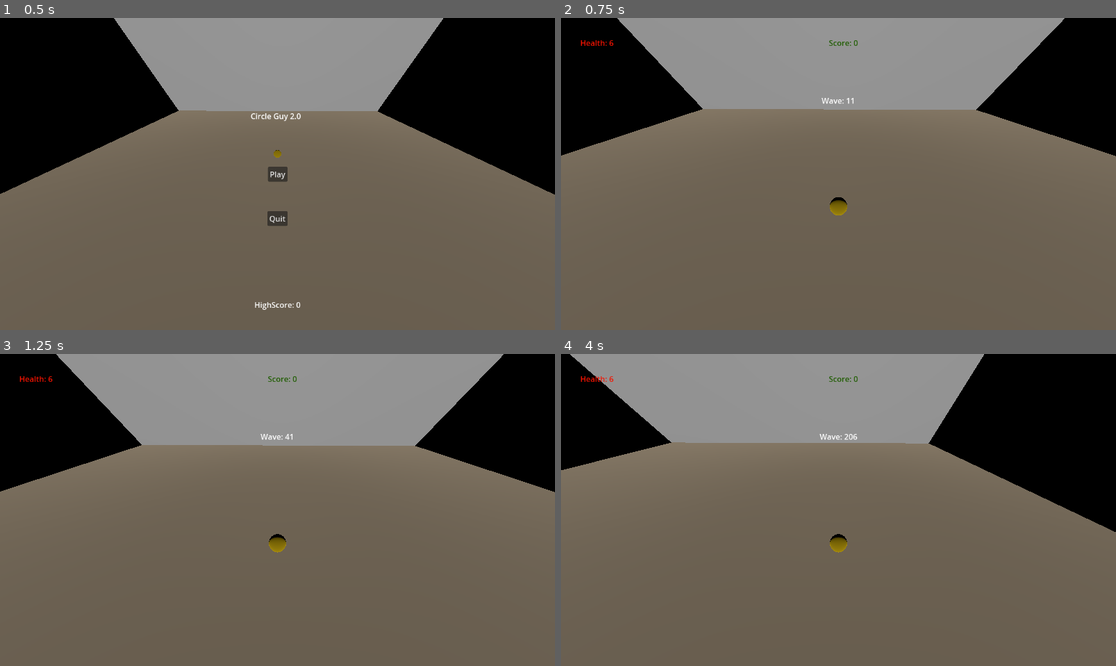
Above: before the commit, frames 1-4 (two rows, left to right).
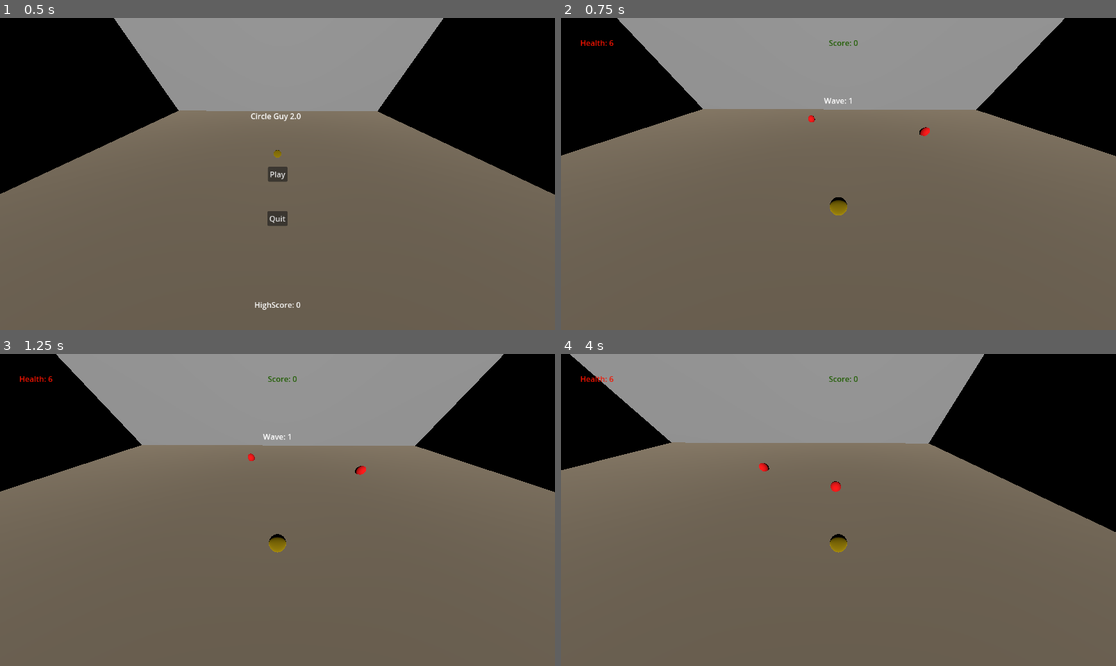
Above: after the commit, the same moments.

Repository: Jontruiz1/CircleGuy2.0
Game: Godot game, scene res://MainMenu/Menu.tscn
Two runs of this game, one before a commit and one after it. Both use one fixed random seed, a clock stepped at 60 frames per second and the inputs below.
Inputs (mouse positions are in pixels of both pictures, inside the frame that each line leads up to):
- Up to frame 1 (0.5 s): no input
- Up to frame 2 (0.75 s): click "Play" at 0.5 s
- Up to frame 3 (1.25 s): no input
- Up to frame 4 (4 s): tap Enter at 1.25 s; move the mouse to (960, 494) at 1.27 s; hold D (move_right) 1.28-2.03 s; click (960, 494) at 1.42 s; move the mouse to (727, 525) at 2.02 s; hold S (move_down) 2.03-2.78 s; move the mouse to (894, 441) at 2.77 s; hold D (move_right) 2.78-3.53 s; move the mouse to (810, 572) at 3.52 s; hold W (move_up) from 3.53 s (still down); click (810, 572) at 3.67 s

Frame 1 is identical in both runs. In frame 2, 0.1% of the frame differs, in the area x 44-67%, y 25-38%; in frame 3, 0.1%; in frame 4, 0.2%, in the area x 35-54%, y 25-45%.
Error before the commit: Parse Error: Class "Enemy" hides a global script class. (res://MainGame/Enemy.gd:1)

Commit message:
Some refactoring and stylization

Diff:
--- a/Test/MainGame/Enemy.gd
+++ b/Test/MainGame/Enemy.gd
@@ -20,7 +20,6 @@
 var target = null
 var value = null
 var hit = null
-var node = null
 
 func init(hp, spd, dmg, val, shoot, color, player):
 	health = hp
@@ -47,7 +46,6 @@
 	set_collision_layer(3)
 	set_collision_mask(1)
 
-	node = get_node("Sprite3D")
 	hit = get_node("EnemyHit")
 	bulletObj = preload("res://MainGame/Bullet.tscn")
 
@@ -76,7 +74,6 @@
 	hit.play()
 
 func _physics_process(delta):
-	node.position = Vector3(self.position.x, self.position.y+5, self.position.z)
 	if health <= 0:
 		get_tree().get_root().get_node("GameManager").enemyCount -= 1
 		self.queue_free()
--- a/Test/MainGame/Enemy.tscn
+++ b/Test/MainGame/Enemy.tscn
@@ -26,9 +26,3 @@
 
 [node name="EnemyHit" type="AudioStreamPlayer" parent="."]
 stream = ExtResource("2_gjtap")
-
-[node name="Sprite3D" type="Sprite3D" parent="."]
-
-[node name="TextureProgressBar" type="TextureProgressBar" parent="Sprite3D"]
-offset_right = 788.0
-offset_bottom = 40.0
--- a/Test/MainGame/Main.gd
+++ b/Test/MainGame/Main.gd
@@ -2,37 +2,54 @@
 
 # health, speed, damage, shoot
 var enemyTypes = {
-	Color.RED : [2, 2, 2, 50, false],
-	Color.BLUE : [3, 2, 3, 100, false],
-	Color.GREEN : [2, 3, 2, 150, false],
-	Color.PURPLE : [4, 1, 4, 200, true],
-	Color.GRAY : [6, 0, 3, 250, true]
+		Color.RED : [2, 2, 2, 50, false],
+		Color.BLUE : [3, 2, 3, 100, false],
+		Color.GREEN : [2, 3, 2, 150, false],
+		Color.PURPLE : [4, 1, 4, 200, true],
+		Color.GRAY : [6, 0, 3, 250, true]
 }
 var bossTypes = {
-	Color.BLACK : [20, 0, 3, 500, true]
+		Color.BLACK : [20, 0, 3, 500, true]
 }
 var enemyColors = [Color.RED, Color.BLUE, Color.GREEN, Color.PURPLE, Color.GRAY]
 var bossColors = [Color.BLACK]
 var game_music = ["res://MainGame/Music/Track1-InGame.mp3"]
+var power_ups = [Color.RED, Color.BLUE, Color.GREEN, Color.PURPLE]
 
-var powerUps = []
 var wave = 1
 var enemyCount = 0
+var power_up_count = 0
+
+var power_up_obj = null
+var enemy_obj = null
+var player = null
+
+
 var pause_menu = null
-var player = null
 var rng = null
 var camera = null
-var enemyObj = null
-var musicPlayer = null
-var powerUpObj = null
+var music_player = null
+
+func generate_rand_pos():
+	var enemy_x = rng.randf_range(-25, 25)
+	var enemy_z = rng.randf_range(-18, 18)
+	while(pow((enemy_x - player.position.x), 2) + pow((enemy_z - player.position.z), 2) < pow(10, 2)):
+		enemy_x = rng.randf_range(-25, 25)
+		enemy_z = rng.randf_range(-18, 18)
+	return [ enemy_x, enemy_z ]
+
+func generate_color(colors):
+	var variety = clamp(rng.randf_range(0, wave), 0, colors.size()-1)
+	var color = colors[variety]
+	return color
 
 # Called when the node enters the scene tree or the first time.
 func _ready():
 	# loading nodes to be used later
-	enemyObj = preload("res://MainGame/Enemy.tscn")
-	powerUpObj = preload("res://MainGame/PowerUp.tscn")
+	enemy_obj = preload("res://MainGame/Enemy.tscn")
+	power_up_obj = preload("res://MainGame/PowerUp.tscn")
 	pause_menu = get_node("PauseMenu").get_children()
-	musicPlayer = get_node("BkgMusic")
+	music_player = get_node("BkgMusic")
 	player = get_node("Player")
 
 	# randiom number generation
@@ -41,29 +58,27 @@
 
 
 	# spawn initial wave
-	spawnWave()
-
-
+	spawn_wave()
 
 func normal_wave():
 	# spawn wave * 4 enemies
 	for n in range(wave*4):
-		# generate a random color in the colors list limited by the wave
-		var enemyVariety = rng.randf_range(0, wave)
-		enemyVariety = clamp(enemyVariety, 0, enemyColors.size()-1)
-		var enemyColor = enemyColors[enemyVariety]
+		# generate a random color in the colors list that's limited by the wave
+		var enemy_color = generate_color(enemyColors)
 
 		# random position for the enemy to spawn at in a specific radius around the player
-		var enemy_x = rng.randf_range(-25, 25)
-		var enemy_z = rng.randf_range(-18, 18)
-		while(pow((enemy_x - player.position.x), 2) + pow((enemy_z - player.position.z), 2) < pow(10, 2)):
-			enemy_x = rng.randf_range(-25, 25)
-			enemy_z = rng.randf_range(-18, 18)
+		var pos = generate_rand_pos()
 
 		# instantiate and position an enemy object
-		var enemy = enemyObj.instantiate()
-		enemy.position = Vector3(enemy_x, .6, enemy_z)
-		enemy.init(enemyTypes[enemyColor][0], enemyTypes[enemyColor][1], enemyTypes[enemyColor][2], enemyTypes[enemyColor][3], enemyTypes[enemyColor][4], enemyColor, player)
+		var enemy = enemy_obj.instantiate()
+		enemy.position = Vector3(pos[0], .6, pos[1])
+		enemy.init(
+			enemyTypes[enemy_color][0],
+			enemyTypes[enemy_color][1],
+			enemyTypes[enemy_color][2],
+			enemyTypes[enemy_color][3],
+			enemyTypes[enemy_color][4],
+			enemy_color, player)
 		enemy.set_collision_layer(2)
 		add_child(enemy)
 
@@ -71,35 +86,35 @@
 
 func boss_wave():
 	# probably can be made into another function
-	var bossVariety = rng.randf_range(0, wave)
-	bossVariety = clamp(bossVariety, 0, bossColors.size()-1)
-	var bossColor = bossColors[bossVariety]
+	var boss_color = generate_color(bossColors)
 
-	var enemy_x = rng.randf_range(-25, 25)
-	var enemy_z = rng.randf_range(-18, 18)
-	while(pow((enemy_x - player.position.x), 2) + pow((enemy_z - player.position.z), 2) < pow(5, 2)):
-		enemy_x = rng.randf_range(-25, 25)
-		enemy_z = rng.randf_range(-18, 18)
+	var pos = generate_rand_pos()
 
 	# instantiate and position boss
-	var boss = enemyObj.instantiate()
-	boss.position = Vector3(enemy_x, .6, enemy_z)
-	boss.init(bossTypes[bossColor][0],bossTypes[bossColor][1], bossTypes[bossColor][2], bossTypes[bossColor][3], bossTypes[bossColor][4], bossColor, player)
-	bossTypes[bossColor][0] = clamp(wave * 2, 0, 50);
+	var boss = enemy_obj.instantiate()
+	boss.position = Vector3(pos[0], 1.2, pos[1])
+	boss.init(
+		bossTypes[boss_color][0],
+		bossTypes[boss_color][1],
+		bossTypes[boss_color][2],
+		bossTypes[boss_color][3],
+		bossTypes[boss_color][4],
+		boss_color, player)
+	bossTypes[boss_color][0] = clamp(wave * 2, 0, 50);
 	boss.set_collision_layer(2)
 
 	# make boss big and move up
 	boss.scale *= 5
-	boss.position.y += .6
+	#boss.position.y += .6
 	add_child(boss)
 
 	enemyCount += 1
-'''
-func spawnPowerUp():
-	if(wave % 3 == 0):
-'''
 
-func spawnWave():
+func spawn_power_up():
+	power_up_obj.instantiate()
+
+
+func spawn_wave():
 	if(wave % 10 != 0):
 		normal_wave()
 	else:
@@ -107,22 +122,22 @@
 
 func _input(event):
 	if event.is_action_pressed("pause"):
-		get_tree().paused = not (get_tree().paused)
+		get_tree().paused = not get_tree().paused
 		for i in range(pause_menu.size()): pause_menu[i].visible = not pause_menu[i].visible
 
-		if(get_tree().paused == true): musicPlayer.set_volume_db(musicPlayer.get_volume_db() - 10)
-		else: musicPlayer.set_volume_db(musicPlayer.get_volume_db() + 10)
+		if(get_tree().paused == true): music_player.set_volume_db(music_player.get_volume_db() - 10)
+		else: music_player.set_volume_db(music_player.get_volume_db() + 10)
 
 func change_music():
 	var songChoice = rng.randf_range(0, game_music.size()-1)
 	var song = load(game_music[songChoice])
-	musicPlayer.stream = song
-	musicPlayer.set_volume_db(-15)
-	musicPlayer.play()
+	music_player.stream = song
+	music_player.set_volume_db(-15)
+	music_player.play()
 
 func _process(_delta):
-	if(not musicPlayer.playing): change_music()
-
+	if(not music_player.playing): change_music()
+	if(power_up_count <= 0 and wave % 3 == 0): spawn_power_up()
 	if(enemyCount == 0):
 		wave += 1
-		spawnWave()
+		spawn_wave()
--- a/Test/MainGame/Player.gd
+++ b/Test/MainGame/Player.gd
@@ -113,6 +113,9 @@
 		match collideName:
 			"Enemy":
 				process_damage(collider.damage, collider.value)
+			"PowerRed":
+				print("help")
+
 
 func game_over():
 	var highscore = 0
--- a/Test/MainGame/PowerUp.gd
+++ b/Test/MainGame/PowerUp.gd
@@ -1,7 +1,7 @@
-class_name Enemy
+class_name PowerUp
 extends StaticBody3D
 
-var colorMatches = {
+var color_matches = {
 	Color.RED : "Red",
 	Color.BLUE : "Blue",
 	Color.GREEN : "Green",
@@ -9,7 +9,10 @@
 }
 var type = null
 
-
-
 func init(color):
 	type = color
+
+func _ready():
+	var material = get_node("MeshInstance3D").get_active_material(0)
+	material.albedo_color = type
+	self.name = "Power" + color_matches[type]
Not shown, added: Test/android/build/res/drawable-nodpi/splash.png.import
Not shown, added: Test/android/build/res/drawable-nodpi/splash_bg_color.png.import
